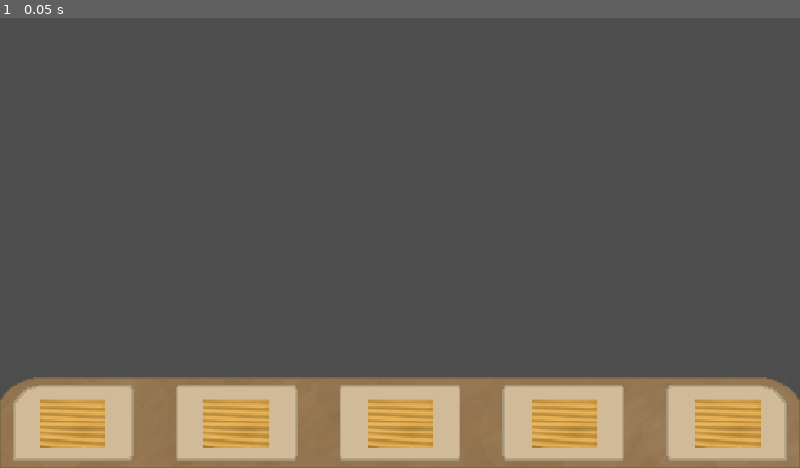
Above: before the commit, frame 1.
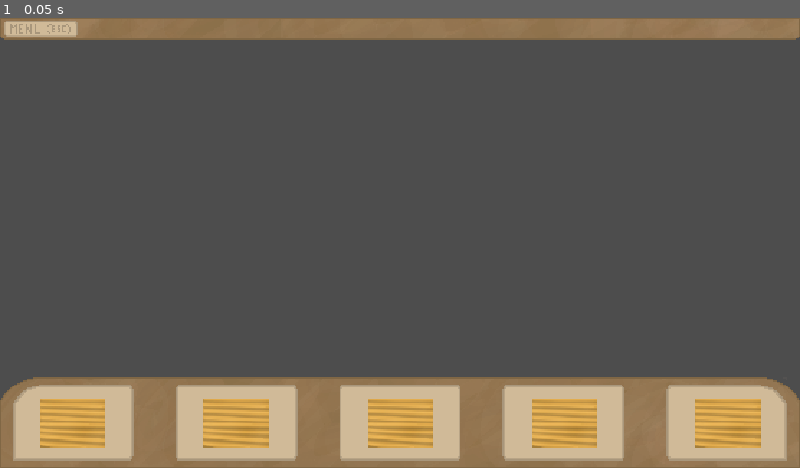
Above: after the commit, the same moment.

Repository: GoogleyEyes13/COS30031-GamesProgramming
Game: Godot game, scene res://Scenes/Level1.tscn
Two runs of this game, one before a commit and one after it. Both use one fixed random seed, a clock stepped at 60 frames per second and the inputs below.
Inputs:
- Up to frame 1 (0.05 s): no input

The runs differ from the first frame. In frame 1, 4.9% of the frame differs, in the area x 0-100%, y 0-5%.

Commit message:
Menu button and menu BG UI

Diff:
--- a/marble-game/Scenes/Level1.tscn
+++ b/marble-game/Scenes/Level1.tscn
@@ -2,13 +2,38 @@
 
 [ext_resource type="PackedScene" uid="uid://b76w6ymskwvkg" path="res://Scenes/basic_platform.tscn" id="1_2llne"]
 [ext_resource type="Texture2D" uid="uid://bcwfy5entqxr5" path="res://Assets/Images/UIPlatformBackground.png" id="2_q12u6"]
+[ext_resource type="Texture2D" uid="uid://cd1pd10qthi3h" path="res://Assets/Images/MenuButtonNormal.png" id="3_jghel"]
+[ext_resource type="Texture2D" uid="uid://baxaoiox5tg83" path="res://Assets/Images/MenuBarUI.png" id="3_joc8x"]
+
+[sub_resource type="GDScript" id="GDScript_jghel"]
+script/source = "extends Node2D
+
+
+func _on_menu_button_pressed() -> void:
+	# This is where the options menu / pause menu will go
+	print(\"Menu button pressed\")
+"
 
 [node name="Level1" type="Node2D" unique_id=1786507126]
+script = SubResource("GDScript_jghel")
 
 [node name="UI Platform Background" type="Sprite2D" parent="." unique_id=871874585]
 texture_filter = 1
 position = Vector2(576, 583)
 texture = ExtResource("2_q12u6")
+
+[node name="UI Menu Bar Background" type="Sprite2D" parent="." unique_id=1130546786]
+texture_filter = 1
+position = Vector2(576, 16)
+texture = ExtResource("3_joc8x")
+
+[node name="MenuButton" type="TextureButton" parent="UI Menu Bar Background" unique_id=85376535]
+texture_filter = 1
+offset_left = -570.0
+offset_top = -11.0
+offset_right = -465.0
+offset_bottom = 11.0
+texture_normal = ExtResource("3_jghel")
 
 [node name="Basic Platform 1" parent="." unique_id=1878829057 instance=ExtResource("1_2llne")]
 position = Vector2(105, 583.00006)
@@ -24,3 +49,5 @@
 
 [node name="Basic Platform 5" parent="." unique_id=580179827 instance=ExtResource("1_2llne")]
 position = Vector2(1048, 583)
+
+[connection signal="pressed" from="UI Menu Bar Background/MenuButton" to="." method="_on_menu_button_pressed"]
Binary file added: marble-game/Assets/Images/MenuBarUI.png
Not shown, added: marble-game/Assets/Images/MenuBarUI.png.import
Binary file added: marble-game/Assets/Images/MenuButtonNormal.png
Not shown, added: marble-game/Assets/Images/MenuButtonNormal.png.import
Not shown, changed: marble-game/Assets/Scripts/Level1.gd.uid
